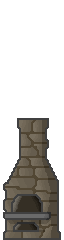
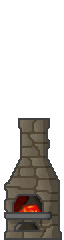
The second 64×240 image is a revision of the first. Changes to its layers:
added layer "Calque 2" (88%) above "Calque 3" over [18, 200, 41, 212]
added layer "Calque 3" above "Allumé 1" over [14, 196, 30, 212]
added layer "Allumé 1" above "Off" over [4, 118, 62, 240]
renamed "Calque 2" to "Off", hid it over [3, 118, 61, 240]
